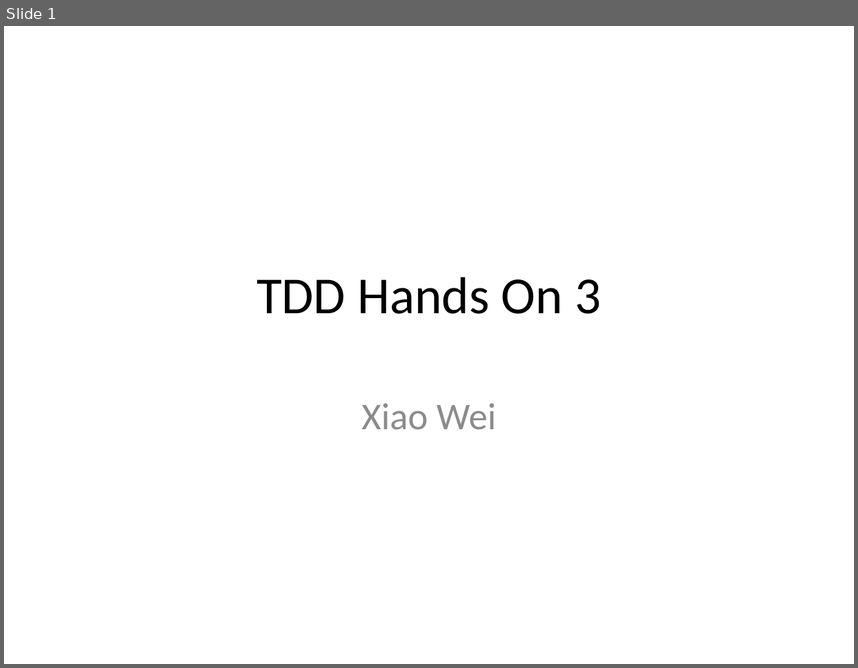
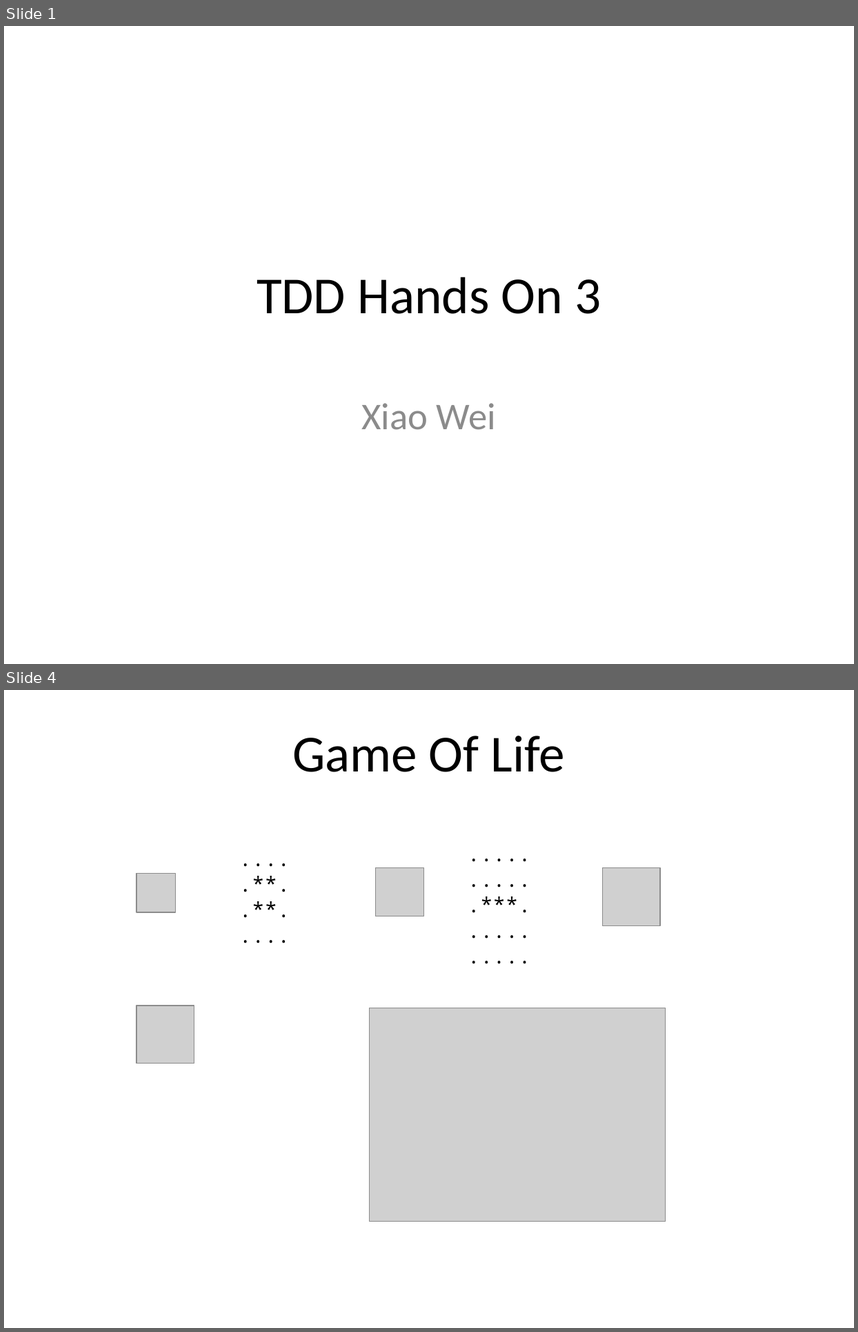
Before and after one commit to feedfood/TDD, a slide deck: Documents/TDD Hands On 3.pptx. Shown one above the other, each under a label of ours: slide 1 before the commit, slides 1 and 4 after it; the slides between them are not shown. The pictures are 858x668 and 858x1332 pixels, drawn with LibreOffice and Linux fonts; fonts in the diff are those of the drawing; grey boxes stand for pictures. Boxes give left, top, right and bottom in pixels: in the first picture for what was removed or moved away, otherwise in the second. Text is boxed around its words. In the diff, an @@ line names an element or a change of style, - is before the commit and + after.

```diff
--- a/Documents/TDD Hands On 3.pptx
+++ b/Documents/TDD Hands On 3.pptx
@@ slide 4 added at (x1=4, y1=690, x2=854, y2=1328), background #FFFFFF @@
@@ text added at (x1=292, y1=736, x2=565, y2=772), 44 pt, text #000000 @@
+Game Of Life
@@ text added at (x1=231, y1=840, x2=307, y2=952), 18 pt, text #000000 @@
+....
+.**.
+.**.
+....
@@ text added at (x1=459, y1=836, x2=546, y2=974), 18 pt, text #000000 @@
+.....
+.....
+.***.
+.....
+.....
@@ picture added at (x1=136, y1=874, x2=176, y2=913) @@
@@ picture added at (x1=375, y1=867, x2=424, y2=916) @@
@@ picture added at (x1=602, y1=867, x2=660, y2=925) @@
@@ picture added at (x1=136, y1=1005, x2=194, y2=1063) @@
@@ picture added at (x1=370, y1=1008, x2=665, y2=1221) @@
```
Also in this commit, not shown: 1 slide changed, 3 other slides added.
